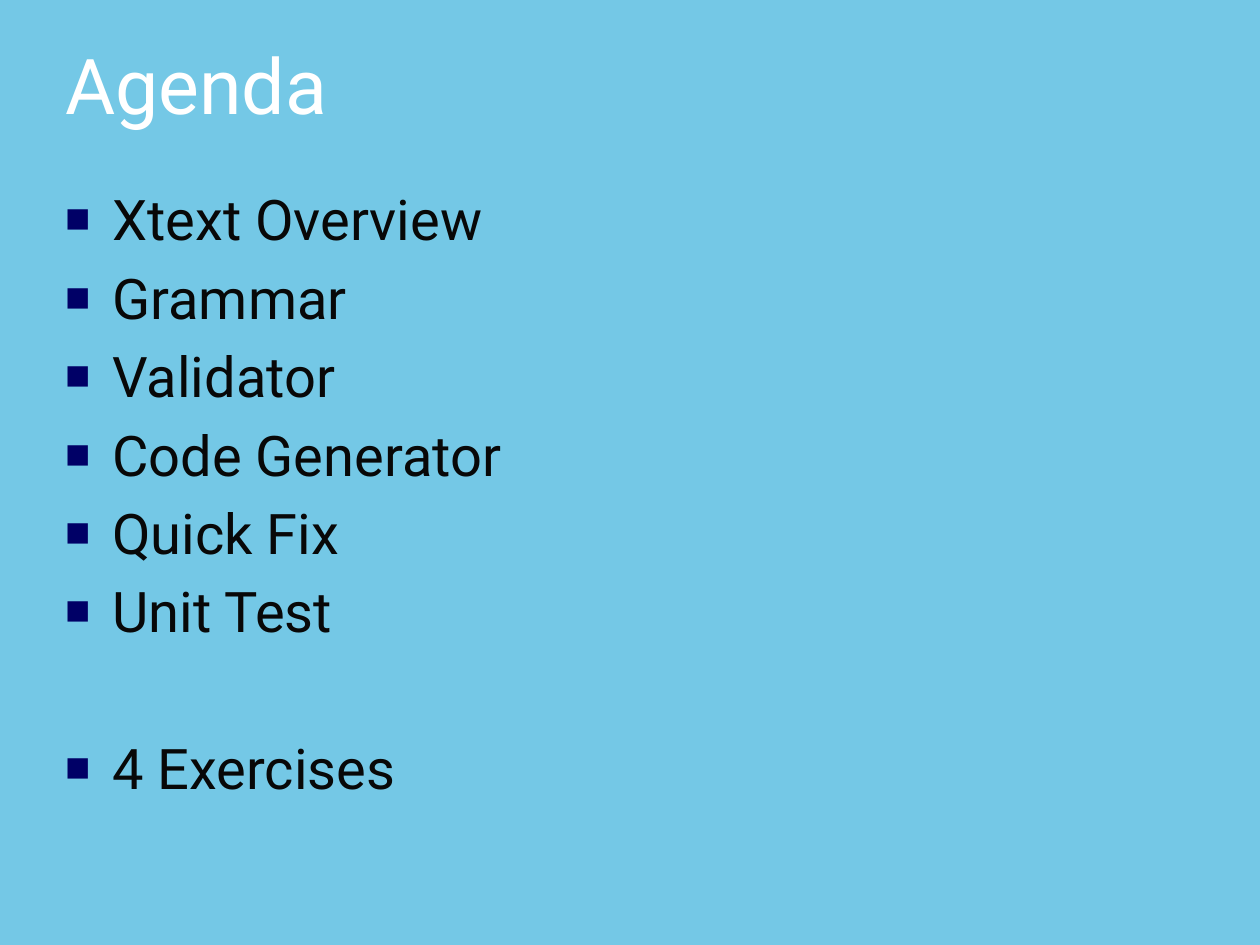
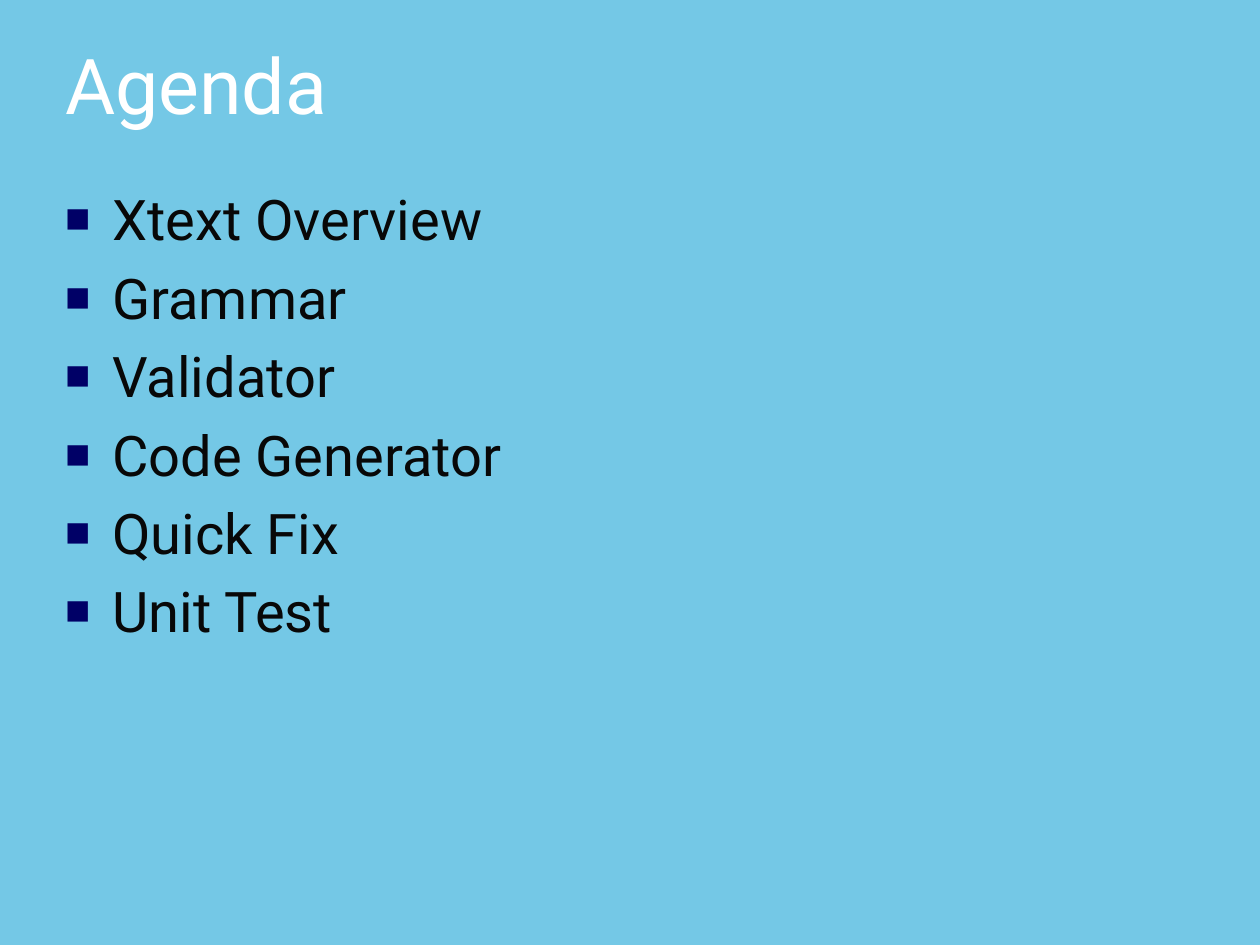
Before and after one commit to thomasfischl/xtext-workshop, a slide deck: slide 4 of xText Workshop.pptx. Drawn at 1260x945 pixels with LibreOffice and Linux fonts; fonts in the diff are those of the drawing; background and template pictures are left out. Boxes give left, top, right and bottom in pixels: in the first picture for what was removed or moved away, otherwise in the second. Text is boxed around its words. In the diff, an @@ line names an element or a change of style, - is before the commit and + after.

Commit message:
Update presentation

```diff
--- a/xText Workshop.pptx
+++ b/xText Workshop.pptx
@@ text at bbox=[112, 748, 396, 790]: paragraph removed @@
-■ 4 Exercises
```
Also in this commit, not shown: 1 other slide changed.
